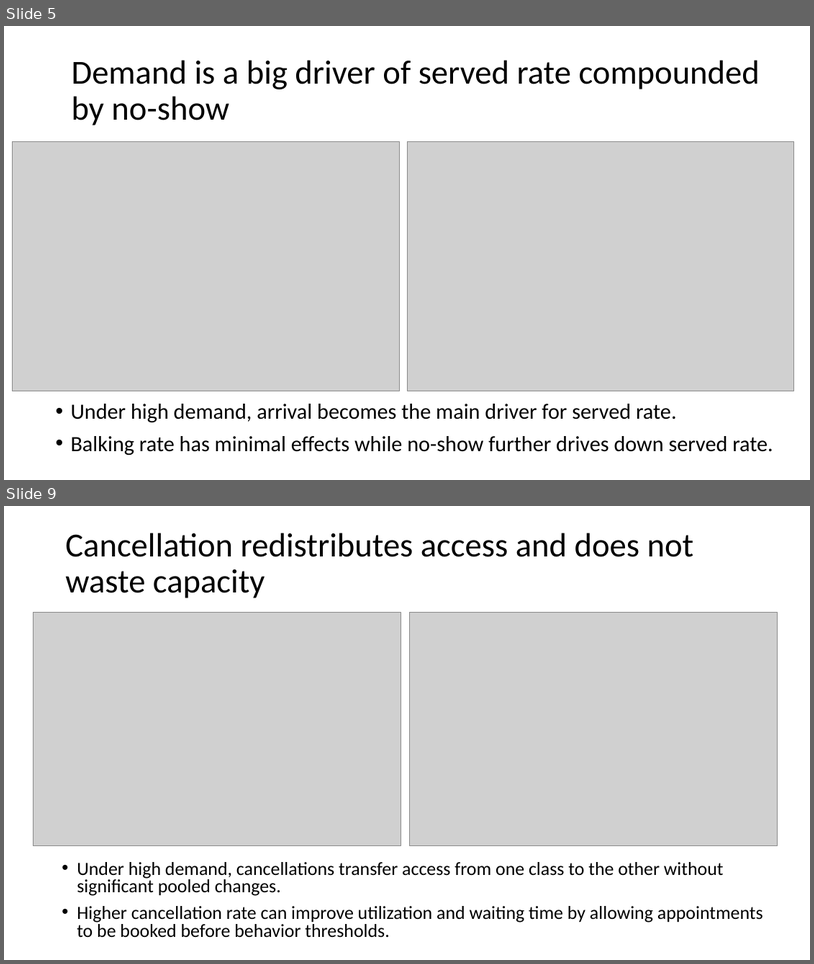
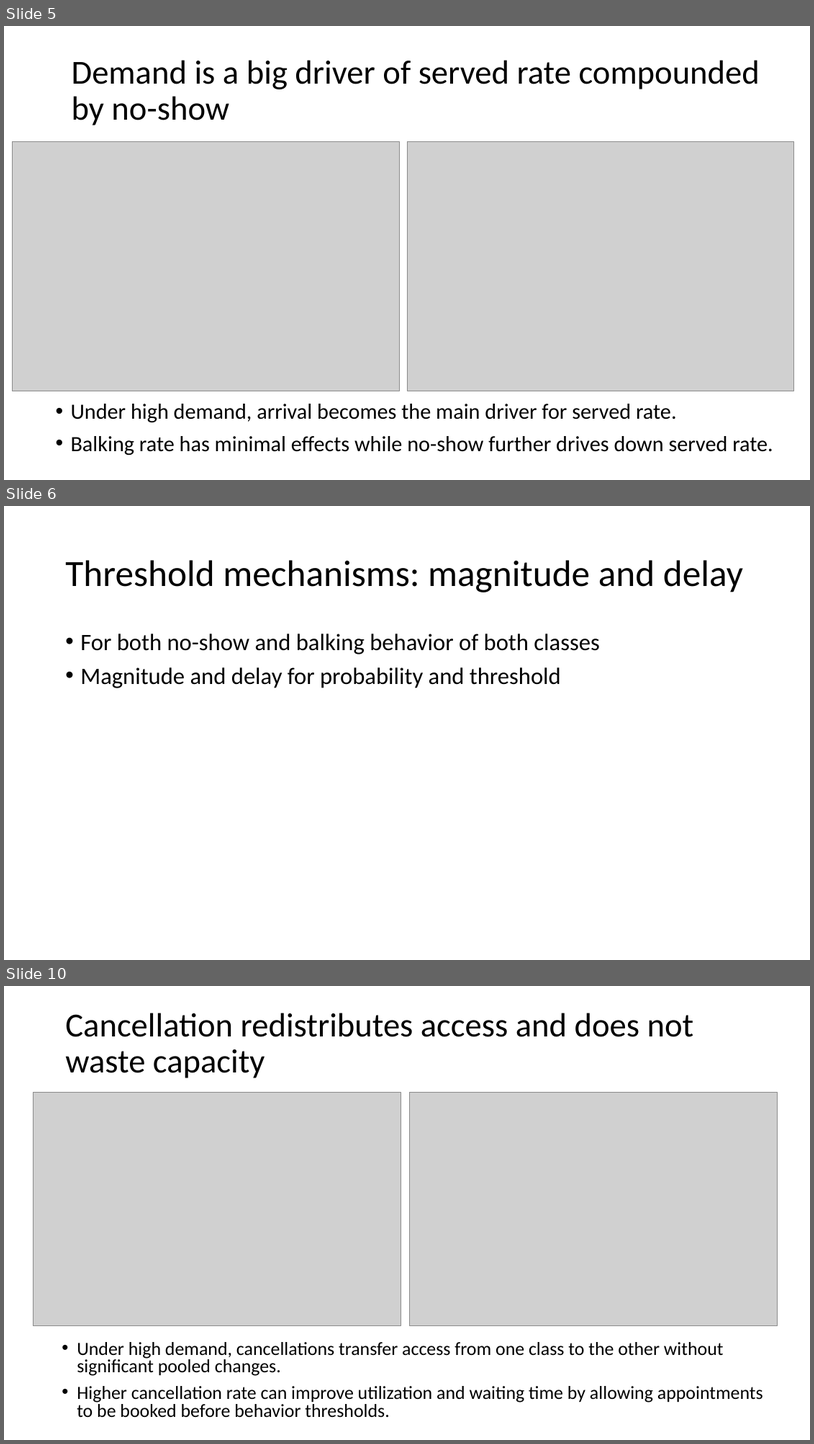
Before and after one commit to YcartXin/CUIMC-Appointment-Simulation, a slide deck: presentation/FCFS Presentation.pptx. Shown one above the other, each under a label of ours: slides 5 and 9 before the commit, slides 5, 6 and 10 after it; the slides between them are not shown. The pictures are 814x964 and 814x1444 pixels, drawn with LibreOffice and Linux fonts; fonts in the diff are those of the drawing; grey boxes stand for pictures. Boxes give left, top, right and bottom in pixels: in the first picture for what was removed or moved away, otherwise in the second. Text is boxed around its words. In the diff, an @@ line names an element or a change of style, - is before the commit and + after.

```diff
--- a/presentation/FCFS Presentation.pptx
+++ b/presentation/FCFS Presentation.pptx
@@ slide 6 added at (x1=4, y1=506, x2=810, y2=960), background #FFFFFF @@
@@ title added at (x1=65, y1=560, x2=743, y2=592), 44 pt, text #000000 @@
+Threshold mechanisms: magnitude and delay
@@ text added at (x1=80, y1=633, x2=599, y2=688), 28 pt, text #000000 @@
+• For both no-show and balking behavior of both classes
+• Magnitude and delay for probability and threshold
@@ what was slide 9 is now slide 10 @@
```
Also in this commit, not shown: 5 slides changed, 1 other slide added, 27 other files.
